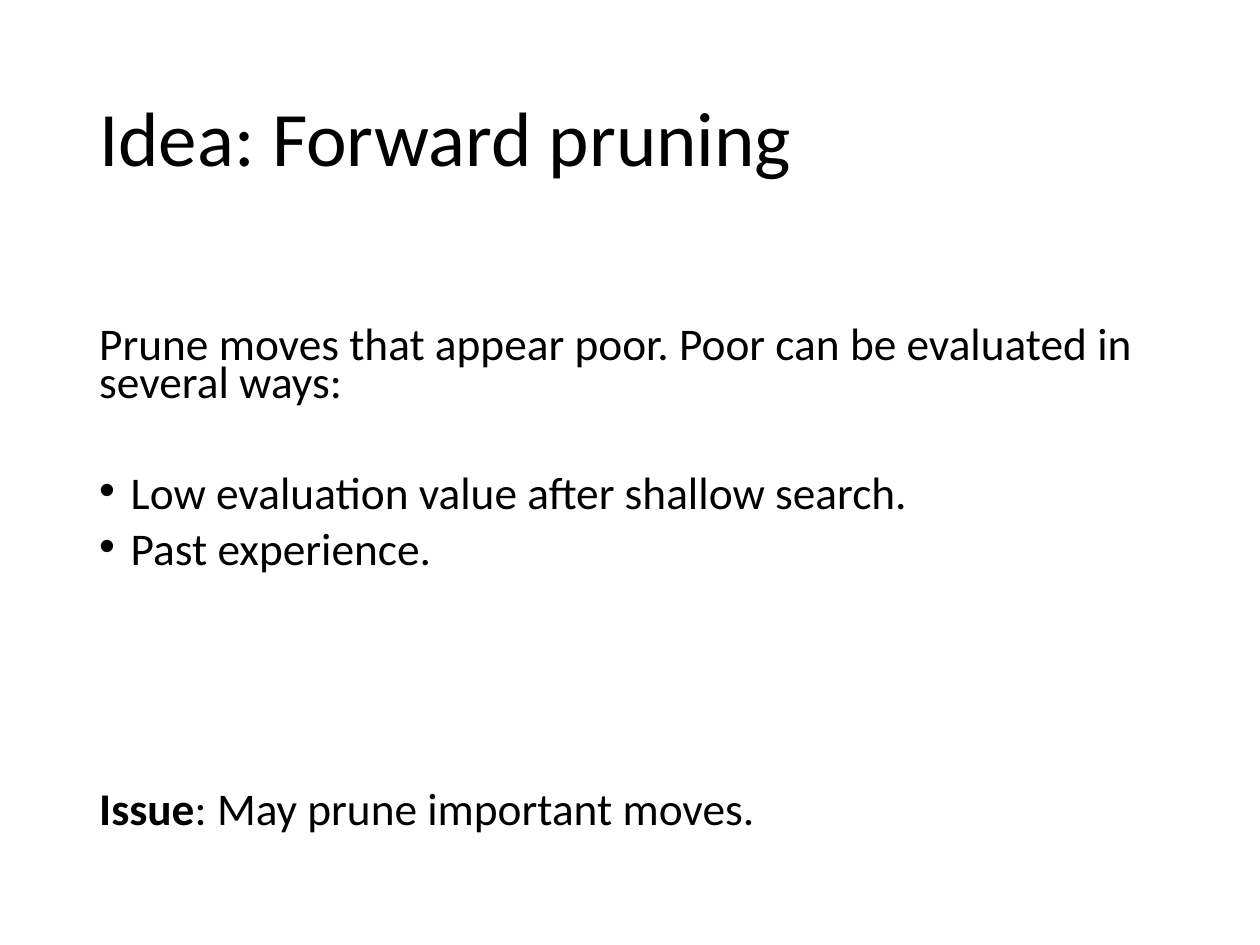
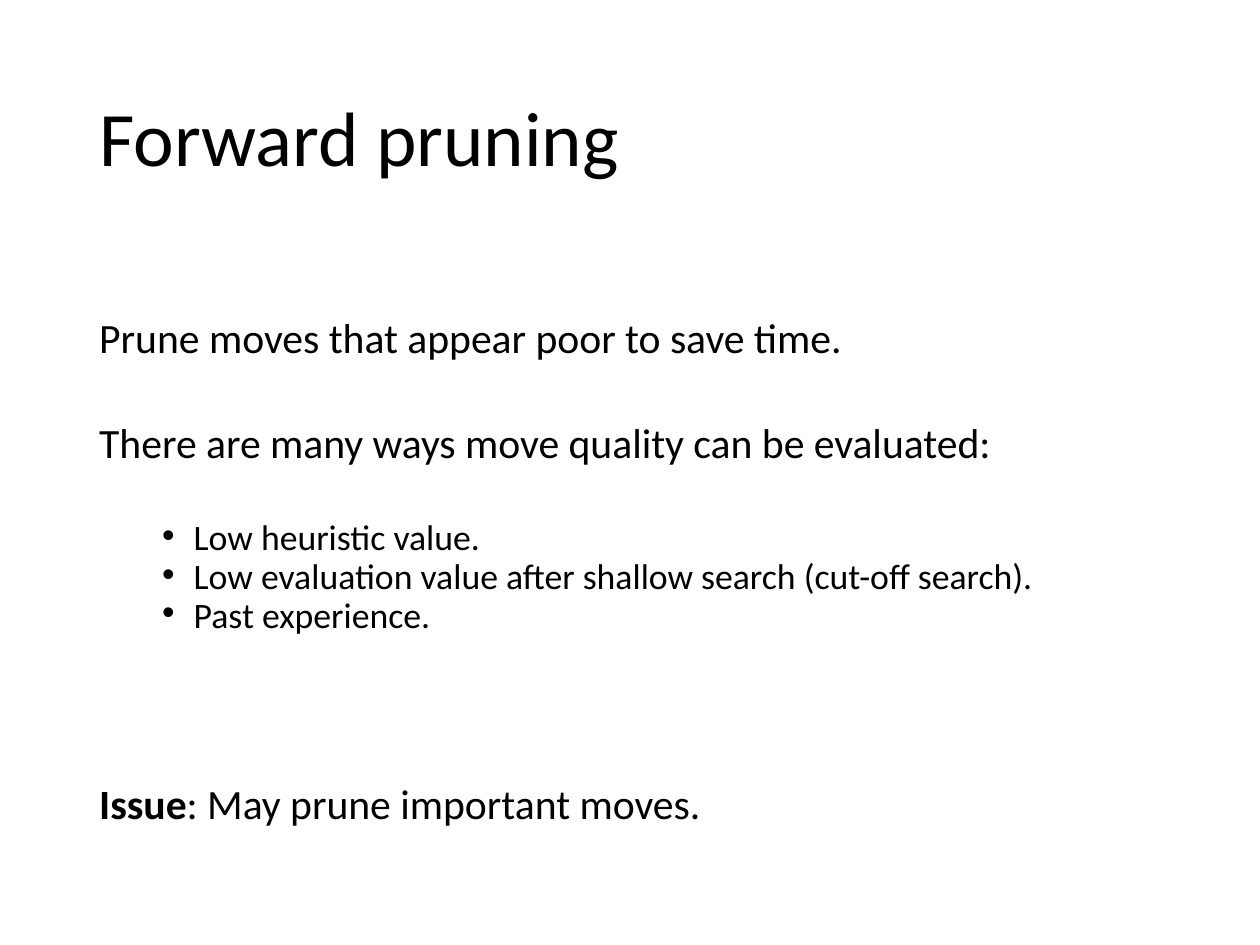
Before and after one commit to mhahsler/CS7320-AI, a slide deck: slide 27 of slides/05_games.pptx (slide 26 before the commit). Drawn at 1260x945 pixels with LibreOffice and Linux fonts; fonts in the diff are those of the drawing. Boxes give left, top, right and bottom in pixels: in the first picture for what was removed or moved away, otherwise in the second. Text is boxed around its words. In the diff, an @@ line names an element or a change of style, - is before the commit and + after.

```diff
--- a/slides/05_games.pptx
+++ b/slides/05_games.pptx
@@ title at [99, 112, 618, 180]: text changed @@
-Idea: Forward pruning
+Forward pruning
@@ text at [99, 324, 1032, 594]: text changed; size 25.9 to 23.8 pt @@
-Prune moves that appear poor. Poor can be evaluated in several ways:
-• Low evaluation value after shallow search.
+Prune moves that appear poor to save time.
+There are many ways move quality can be evaluated:
+  • Low heuristic value.
+  • Low evaluation value after shallow search (cut-off search).
@@ text at [99, 603, 701, 826]: size 25.9 to 20.4 pt in "Past experience."; size 25.9 to 23.8 pt in "Issue: May prune important moves."; list level 1 to 2 in "Past experience." @@
```
Also in this commit, not shown: 15 other slides changed, 2 slides added, 1 other file.
